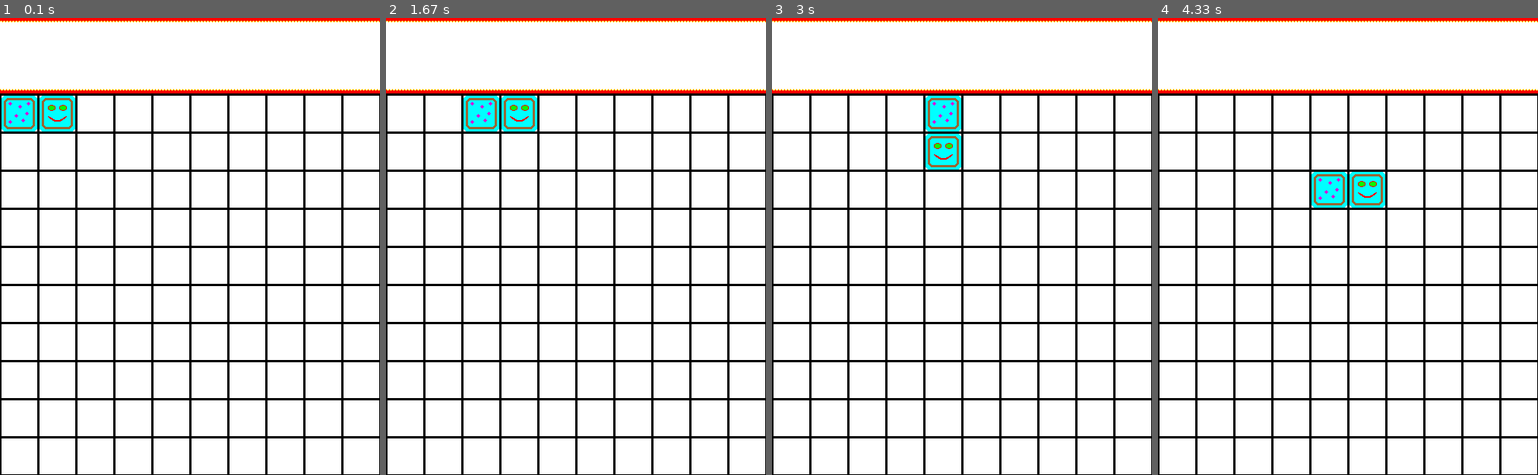
Above: before the commit, frames 1-4 (left to right).
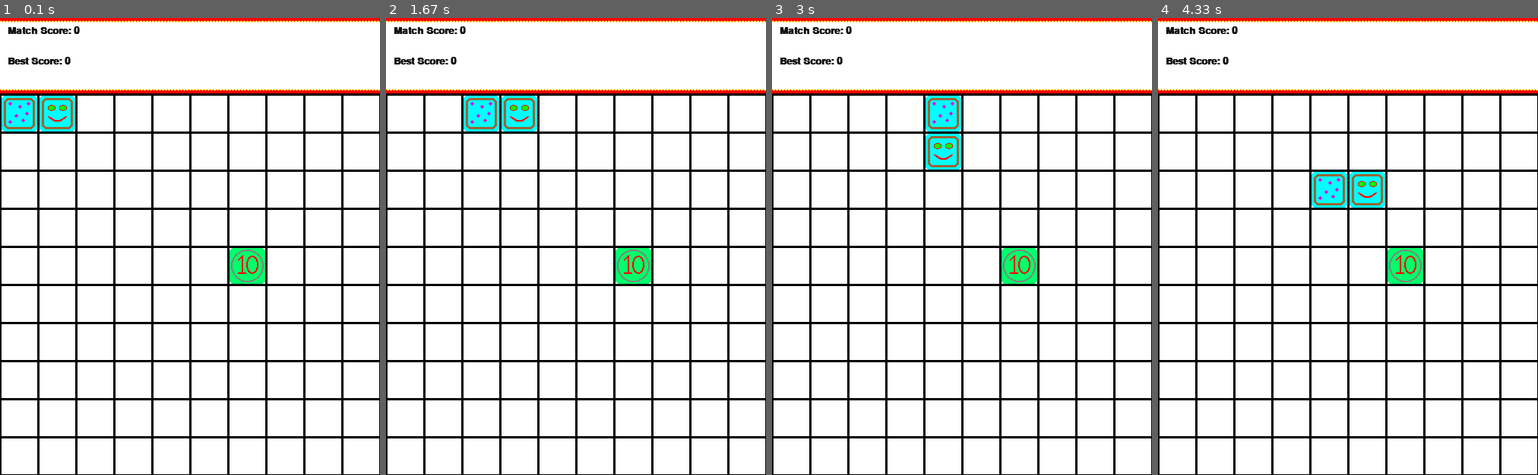
Above: after the commit, the same moments.

Repository: supernova-Z313/Snake_with_Pygame
Game: pygame game, started from warmup/main.py
The game is run twice, just before and just after one commit, with the same random seed, the same clock (stepped at 60 frames per second) and the same inputs.
Inputs:
- Up to frame 1 (0.1 s): no input
- Up to frame 2 (1.67 s): no input
- Up to frame 3 (3 s): hold S 2.4-2.87 s
- Up to frame 4 (4.33 s): hold D from 3.73 s (still down)

The runs differ from the first frame. In frame 1, 1.1% of the frame differs, in the area x 2-70%, y 1-59%; in frame 2, 1.1%; in frame 3, 1.1%; in frame 4, 1.1%.

Commit message:
complit score, apple and body of snake

Diff:
--- a/warmup/main.py
+++ b/warmup/main.py
@@ -1,17 +1,22 @@
 import pygame
 import time
 from collections import deque
+from random import choice
 
 # ======================================================
 # Initialising pygame
 # pygame.init()
+pygame.font.init()
 
 # ======================================================
 # init Constant
 
 FPS = 30
 WITHE = (255, 255, 255)
+BLACK_M = (18, 18, 18)
 WIDTH, HEIGHT = 500, 600
+DRAW_FIXER = 23
+game_map = [[50*x+25, 50*y+125] for x in range(10) for y in range(10)]
 
 # ======================================================
 # Load base value
@@ -27,6 +32,7 @@
 apple_5 = pygame.image.load("./Assets/5.png")
 apple_10 = pygame.image.load("./Assets/10.png")
 apple_15 = pygame.image.load("./Assets/15.png")
+setting_score = pygame.font.SysFont("comicsans", 20, bold=True, italic=False)
 
 # ======================================================
 # blit base image
@@ -57,10 +63,14 @@
 # ======================================================
 # update window func
 
-def draw_game_win(head, body):
+def draw_game_win(head, body, apple, score, best_score_saved):
 	win.fill(WITHE)
 	win.blit(top_1, (0, 0))
 	win.blit(top_2, (0, 93))
+	match_score = setting_score.render(f"Match Score: {score}", 1, BLACK_M)
+	best_score = setting_score.render(f"Best Score: {best_score_saved}", 1, BLACK_M)
+	win.blit(match_score, (10, 10))
+	win.blit(best_score, (10, 50))
 	for i in range(11):
 		win.blit(horizontal_line, (0, 100+(50*i)-1))
 	for i in range(11):
@@ -70,14 +80,30 @@
 		win.blit(snake_body, (i[0]-23, i[1]-23))  # (2, 102)
 	win.blit(snake_head, (head[0]-23, head[1]-23))  # (52, 102)
 
+	if apple[1] == 5:
+		win.blit(apple_5, (apple[0][0]-23, apple[0][1]-23))
+	elif apple[1] == 10:
+		win.blit(apple_10, (apple[0][0]-23, apple[0][1]-23))
+	else:
+		win.blit(apple_15, (apple[0][0]-23, apple[0][1]-23))
+
 	pygame.display.update()
 
 
 # ======================================================
 # new place of apple
-def new_apple(walls, body, head):
-	pass
-
+
+def new_apple(game_map, body, head): # walls,
+	game_map_c = game_map.copy()
+	for i in body:
+		game_map_c.remove(i)
+	for i in head:
+		game_map_c.remove(i)
+
+	result_apple = choice(game_map_c)
+	result_score = choice([5, 10, 15])
+
+	return (result_apple, result_score)
 
 # ======================================================
 # main func
@@ -87,6 +113,14 @@
 	game = True
 	while game:
 		run = True
+		score = 0
+		state = False
+		with open("score.txt", "a+") as f:
+			best_score_saved = f.read()
+			if best_score_saved == "":
+				best_score_saved = 0
+			else:
+				best_score_saved = int(best_score_saved)
 
 		walls = []
 		for x in range(12):
@@ -98,7 +132,8 @@
 		head = [75, 125]
 		body = [[25, 125]]
 		head_c = head.copy()
-		# body_c = body.copy()
+		apple = new_apple(game_map, body, [head])
+		add_to_end = False
 		real_direction = 1
 		user_direction = 1
 		movment_direction = deque([1])
@@ -120,7 +155,6 @@
 				real_direction = user_direction
 				move = True
 				fps_level = 0
-				# body_c = body.copy()
 				head_c = head.copy()
 				if real_direction == 1:
 					head_c[0] += 50
@@ -134,6 +168,16 @@
 				if head_c in walls or head_c in body:
 					run = False
 					break
+
+				if head_c == apple[0]:
+					score += apple[1]
+					last_peace = body[-1].copy()
+					add_to_end =True
+					if len(body) + 2 == 100:
+						run = False
+						state = True
+						break
+					apple = new_apple(game_map, body, [head, head_c])
 
 			# move body
 			if move:
@@ -161,16 +205,20 @@
 
 				if move_counter == 4:
 					move_counter = 0
+					if add_to_end:
+						movment_direction.append(movment_direction[-1])
+						body.append(last_peace)
+						add_to_end = False
 					movment_direction.rotate(1)
 					movment_direction[0] = real_direction
 					move = False
 				else:
 					move_counter += 1
 
-			draw_game_win(head, body)
+			draw_game_win(head, body, apple, score, best_score_saved)
 
 		break
-		# play_again()
+		# play_again_and_state_and_score()
 
 	pygame.quit()
 
Not shown, changed: .gitignore
